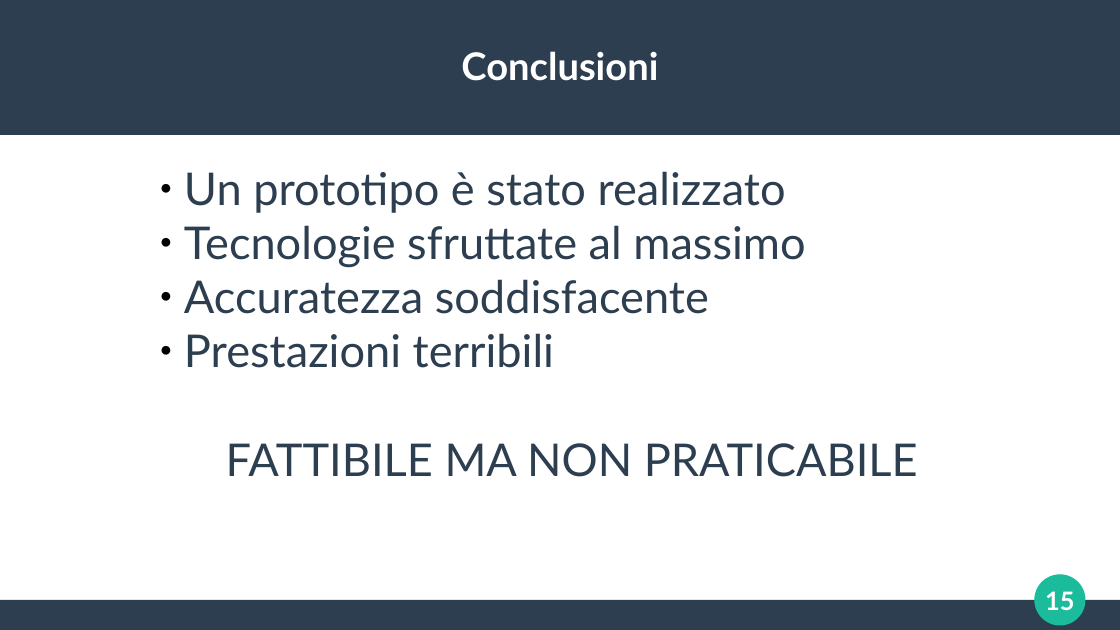
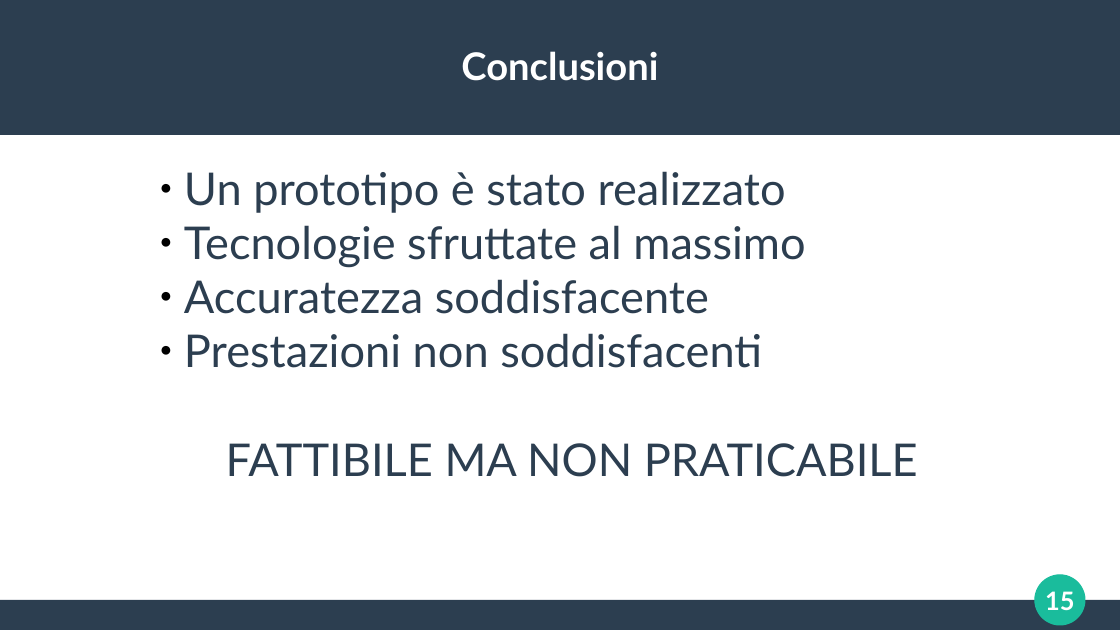
Before and after one commit to frefolli/skullian-thesis, a slide deck: slide 15 of slides.odp. Drawn at 1120x630 pixels with LibreOffice and Linux fonts; fonts in the diff are those of the drawing. Boxes give left, top, right and bottom in pixels: in the first picture for what was removed or moved away, otherwise in the second. Text is boxed around its words. In the diff, an @@ line names an element or a change of style, - is before the commit and + after.

```diff
--- a/slides.odp
+++ b/slides.odp
@@ subtitle at (184, 333, 762, 368): text changed @@
-● Prestazioni terribili
+● Prestazioni non soddisfacenti
```
Also in this commit, not shown: 1 other slide changed, 1 other file.
